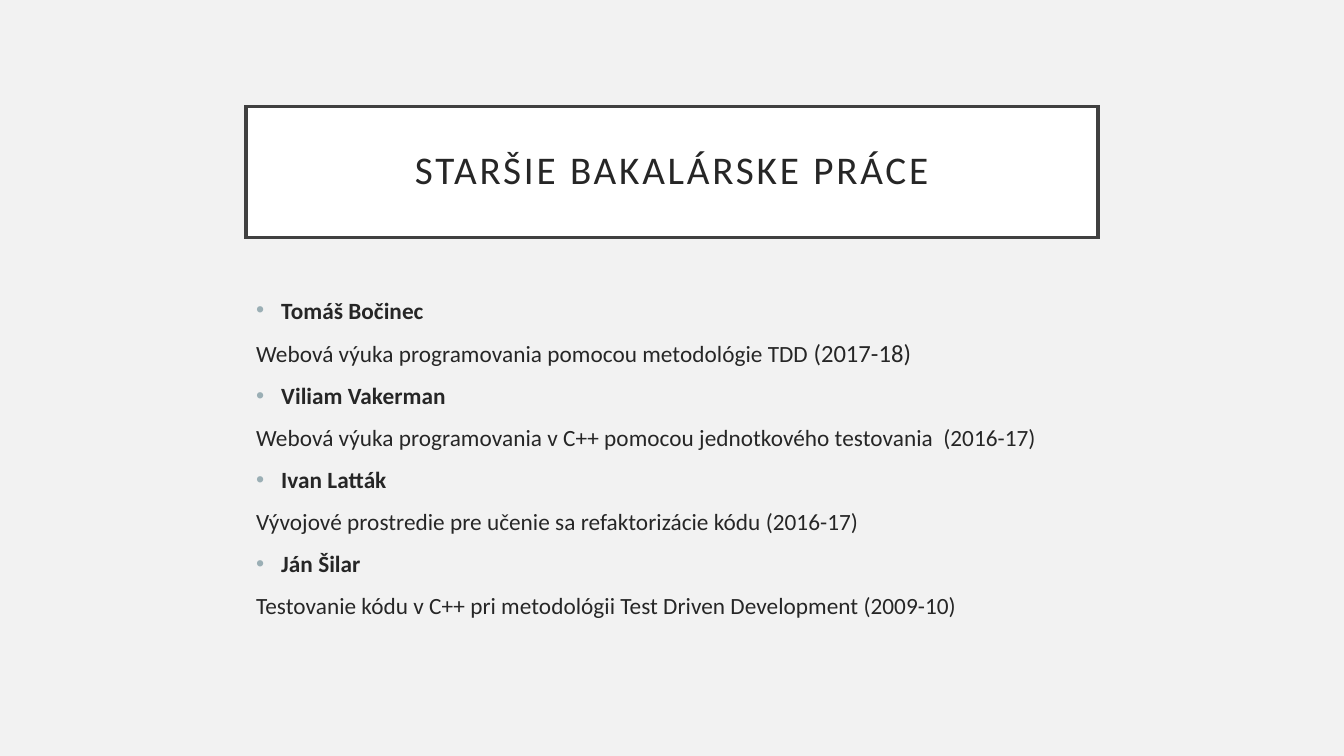
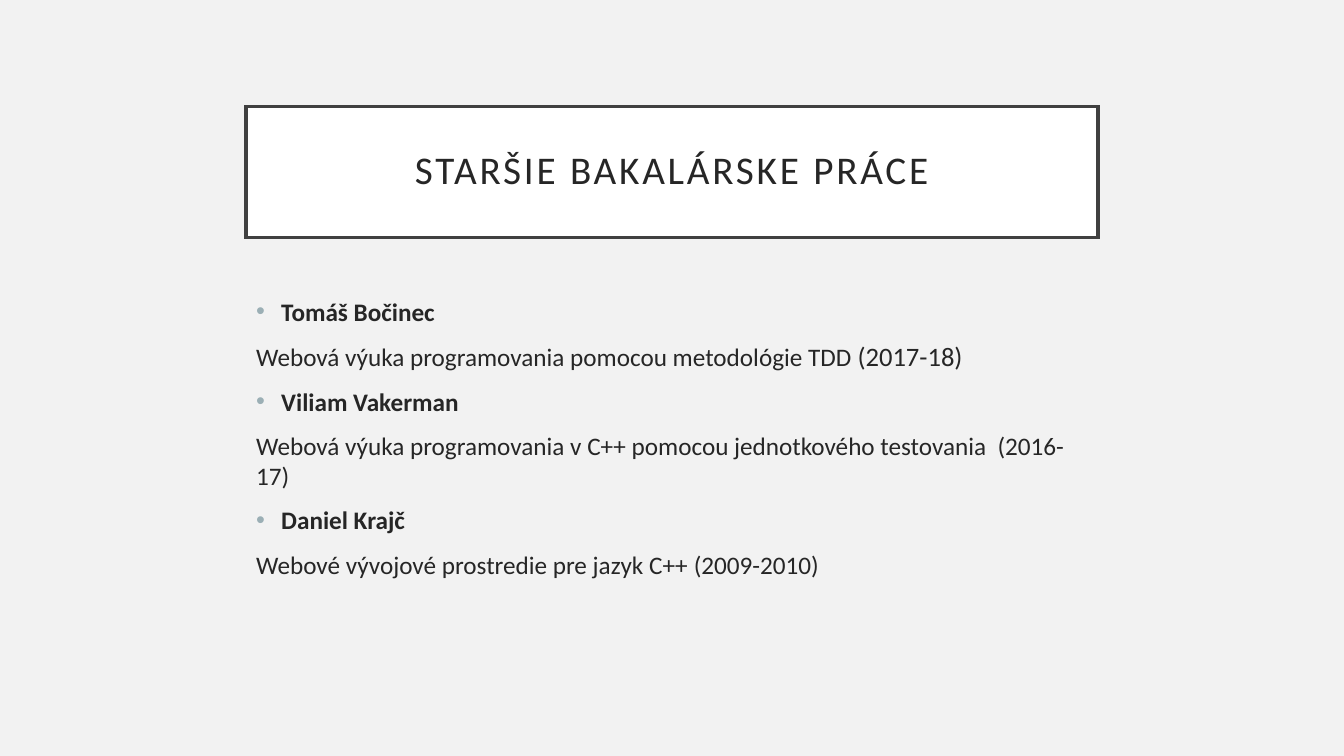
Before and after one commit to toma-s/agile-xp, a slide deck: slide 3 of thesis/Sources.pptx. Drawn at 1344x756 pixels with LibreOffice and Linux fonts; fonts in the diff are those of the drawing. Boxes give left, top, right and bottom in pixels: in the first picture for what was removed or moved away, otherwise in the second. Text is boxed around its words. In the diff, an @@ line names an element or a change of style, - is before the commit and + after.

```diff
--- a/thesis/Sources.pptx
+++ b/thesis/Sources.pptx
@@ text at bbox=[256, 303, 1064, 488]: size 16.6 to 18 pt in "Tomáš Bočinec", "Webová výuka programovania pomocou metodológie TDD", "Viliam Vakerman", "Webová výuka programovania v C++ pomocou jednotkového ..."; size 17.6 to 19 pt in "(2017-18)" @@
@@ text at bbox=[256, 511, 819, 579]: text changed; size 16.6 to 18 pt @@
-• Ivan Latták
-Vývojové prostredie pre učenie sa refaktorizácie kódu (2016-17)
-• Ján Šilar
-Testovanie kódu v C++ pri metodológii Test Driven Development (2009-10)
+• Daniel Krajč
+Webové vývojové prostredie pre jazyk C++ (2009-2010)
```
Also in this commit, not shown: 3 other slides changed, 1 other file.
